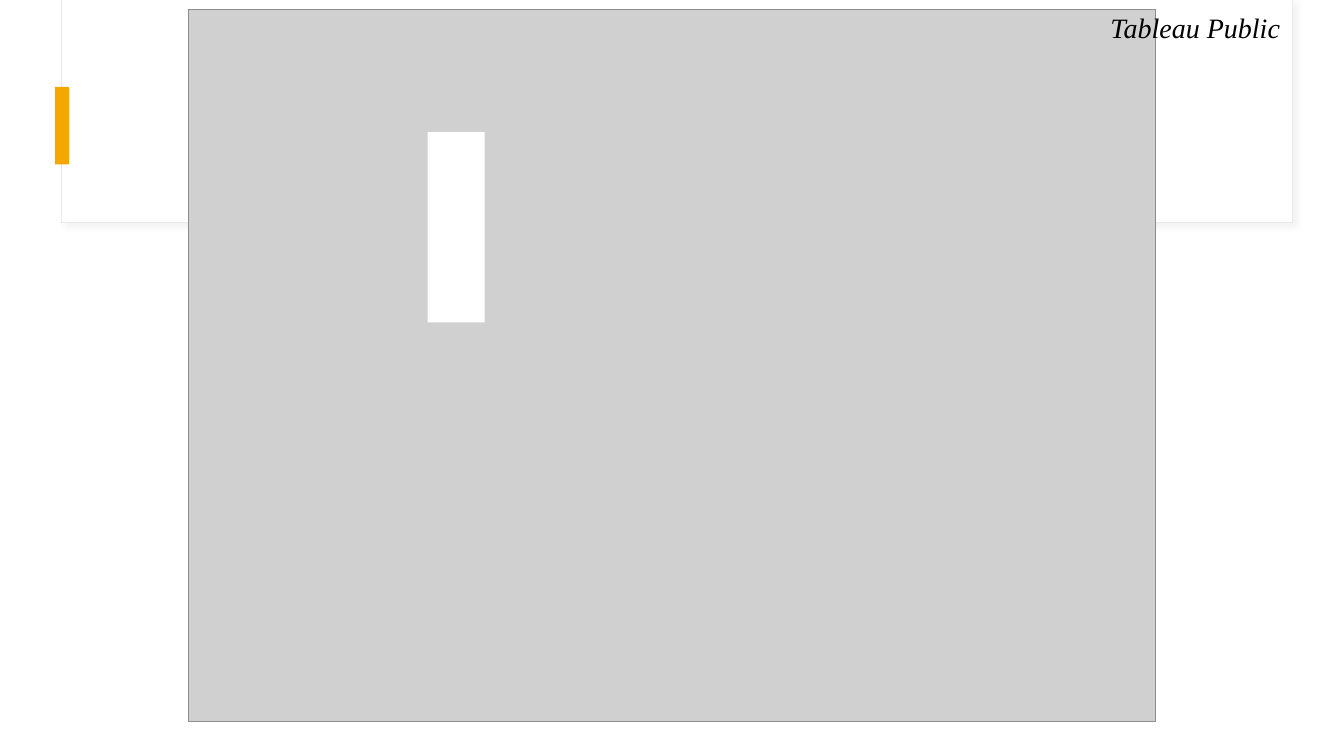
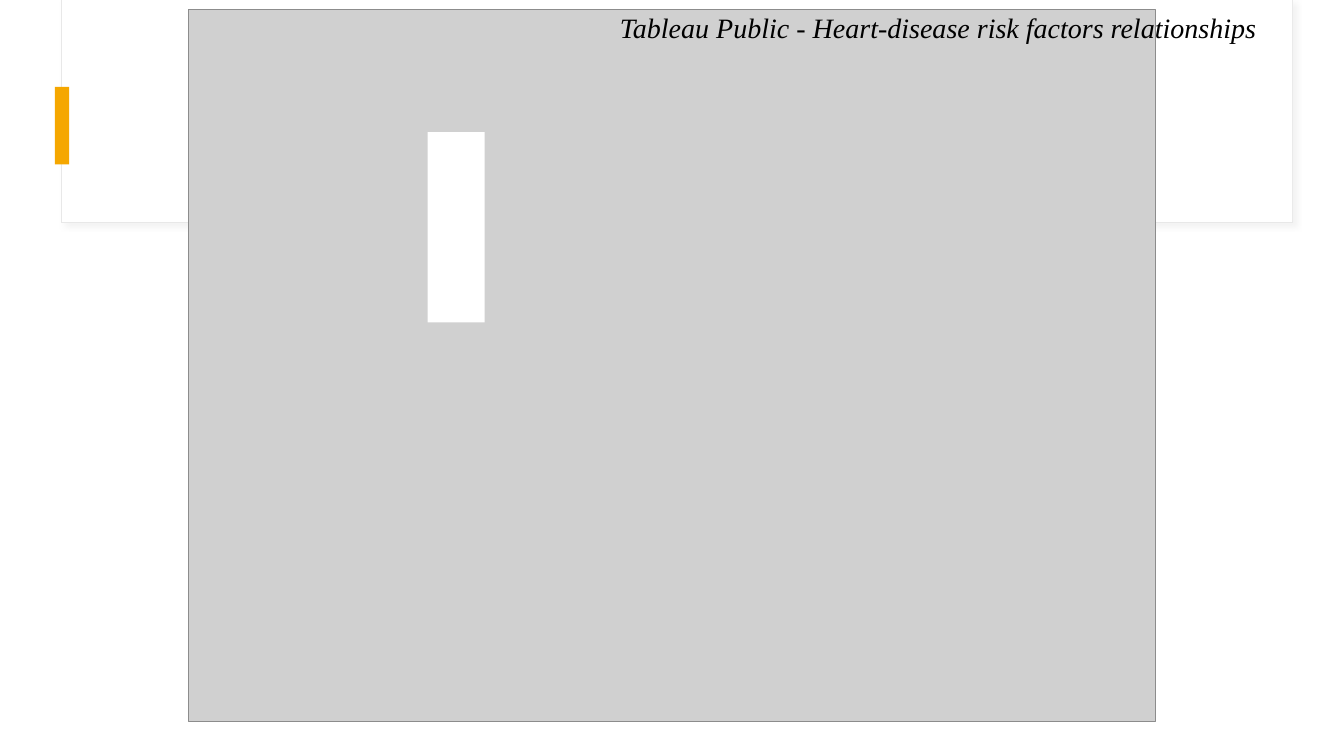
Before and after one commit to gustavo-cupertino/project-4-group-6, a slide deck: slide 7 of Project Presentation.pptx. Drawn at 1344x756 pixels with LibreOffice and Linux fonts; fonts in the diff are those of the drawing; grey boxes stand for pictures. Boxes give left, top, right and bottom in pixels: in the first picture for what was removed or moved away, otherwise in the second. Text is boxed around its words. In the diff, an @@ line names an element or a change of style, - is before the commit and + after.

```diff
--- a/Project Presentation.pptx
+++ b/Project Presentation.pptx
@@ text at (620,16,1256,43): text changed @@
-Tableau Public
+Tableau Public - Heart-disease risk factors relationships
```
Also in this commit, not shown: 12 other slides changed, 2 slides added, 2 slides removed.
